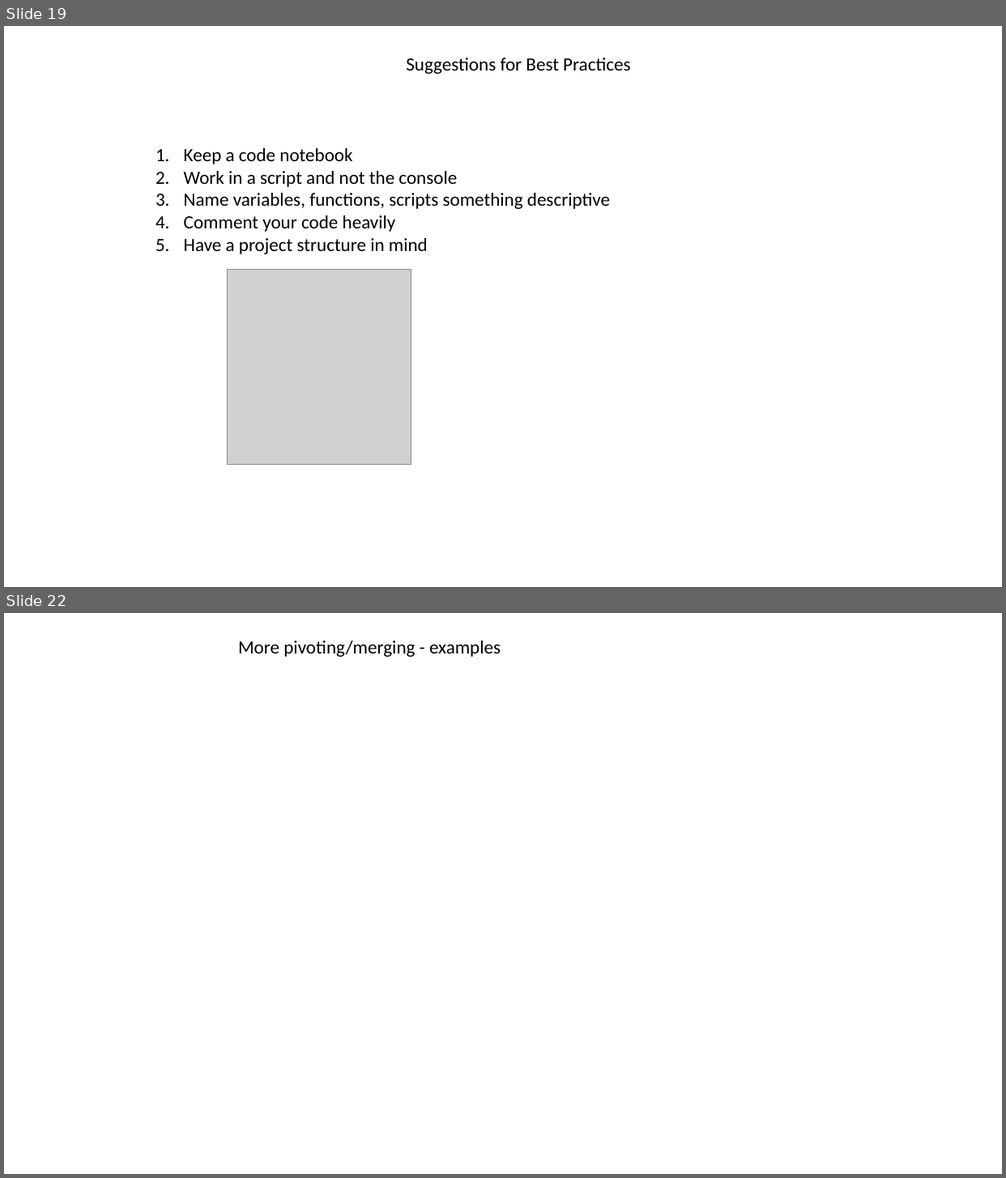
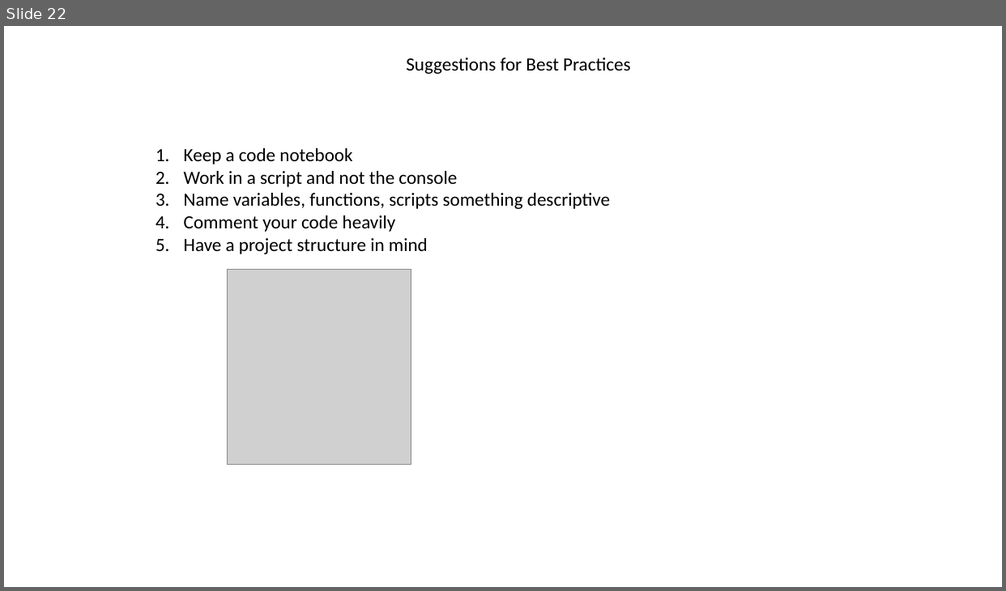
Before and after one commit to jraab/GNET749_RNAseq, a slide deck: lectures/2023_GNET749_Lecture3.pptx. Shown one above the other, each under a label of ours: slides 19 and 22 before the commit, slide 22 after it; the slides between them are not shown. The pictures are 1006x1178 and 1006x591 pixels, drawn with LibreOffice and Linux fonts; fonts in the diff are those of the drawing; grey boxes stand for pictures. Boxes give left, top, right and bottom in pixels: in the first picture for what was removed or moved away, otherwise in the second. Text is boxed around its words. In the diff, an @@ line names an element or a change of style, - is before the commit and + after.

```diff
--- a/lectures/2023_GNET749_Lecture3.pptx
+++ b/lectures/2023_GNET749_Lecture3.pptx
@@ slide 22 removed at <box>4,613,1002,1174</box>, background #FFFFFF @@
@@ text removed at <box>238,641,501,657</box> @@
-More pivoting/merging - examples
@@ what was slide 19 is now slide 22 @@
```
Also in this commit, not shown: 4 slides changed, 4 slides added, 2 other slides removed.
